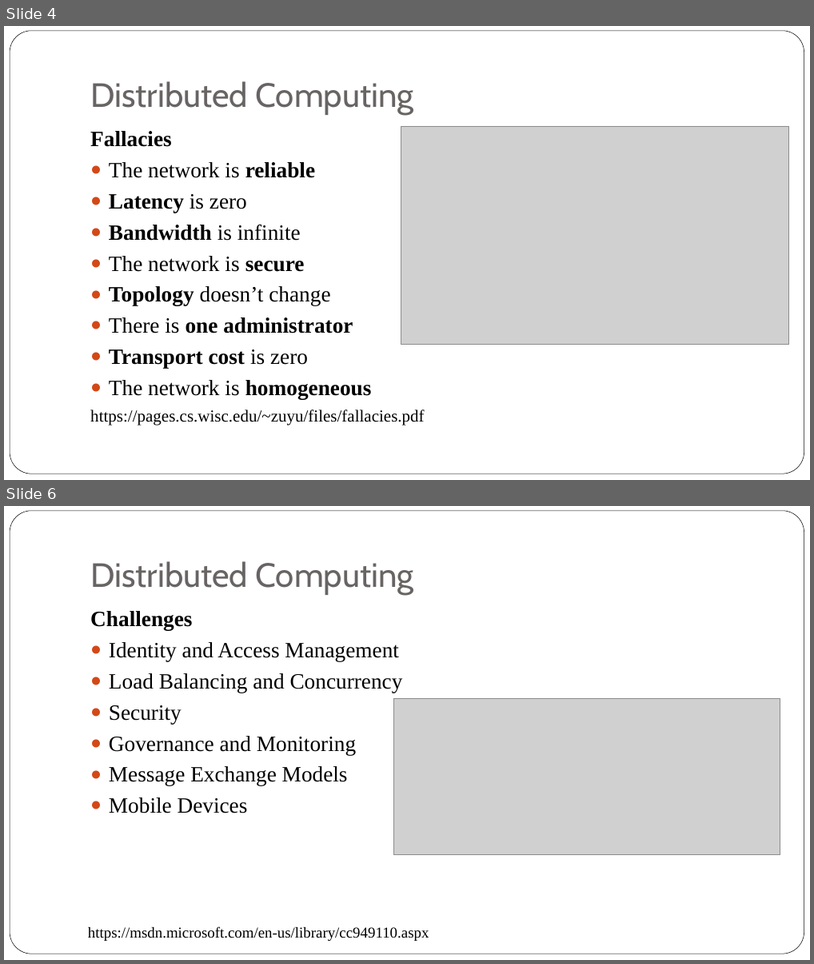
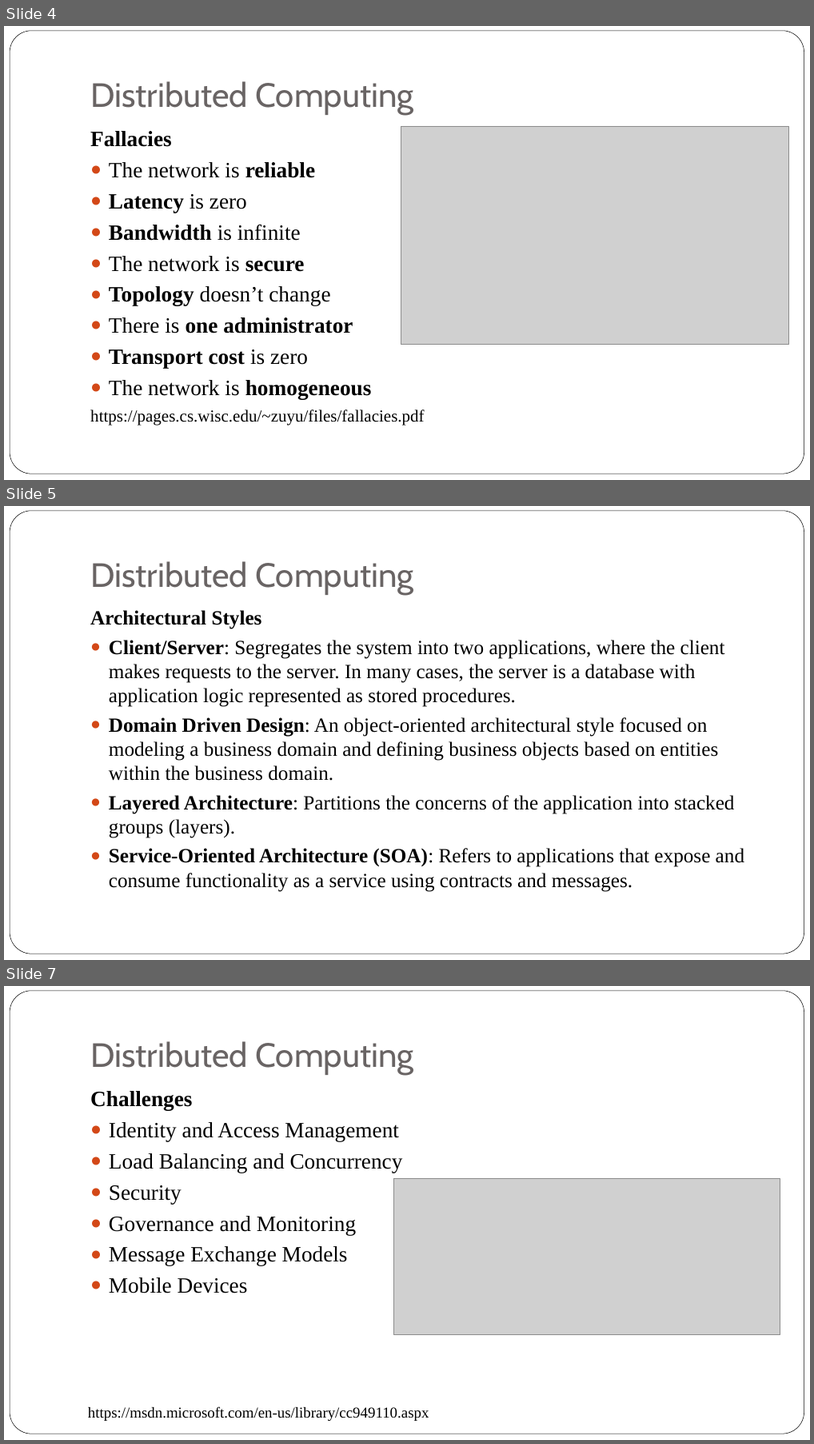
Before and after one commit to iskandersierra/DevSharp, a slide deck: Docs/Distributed Architecture.pptx. Shown one above the other, each under a label of ours: slides 4 and 6 before the commit, slides 4, 5 and 7 after it; the slides between them are not shown. The pictures are 814x964 and 814x1444 pixels, drawn with LibreOffice and Linux fonts; fonts in the diff are those of the drawing; grey boxes stand for pictures. Boxes give left, top, right and bottom in pixels: in the first picture for what was removed or moved away, otherwise in the second. Text is boxed around its words. In the diff, an @@ line names an element or a change of style, - is before the commit and + after.

```diff
--- a/Docs/Distributed Architecture.pptx
+++ b/Docs/Distributed Architecture.pptx
@@ slide 5 added at (4, 506, 810, 960), background #FFFFFF; not listed: 1 template element that a slide beside it also shows @@
@@ title added at (90, 561, 414, 595), 40 pt, text #696464 @@
+Distributed Computing
@@ text added at (90, 610, 745, 892), 24.1 pt, text #000000 @@
+Architectural Styles
+● Client/Server: Segregates the system into two applications, where the client makes requests to the server. In many cases, the server is a database with application logic represented as stored procedures.
+● Domain Driven Design: An object-oriented architectural style focused on modeling a business domain and defining business objects based on entities within the business domain.
+● Layered Architecture: Partitions the concerns of the application into stacked groups (layers).
+● Service-Oriented Architecture (SOA): Refers to applications that expose and consume functionality as a service using contracts and messages.
@@ what was slide 6 is now slide 7 @@
```
Also in this commit, not shown: 6 slides changed, 6 other slides added, 3 slides removed.
